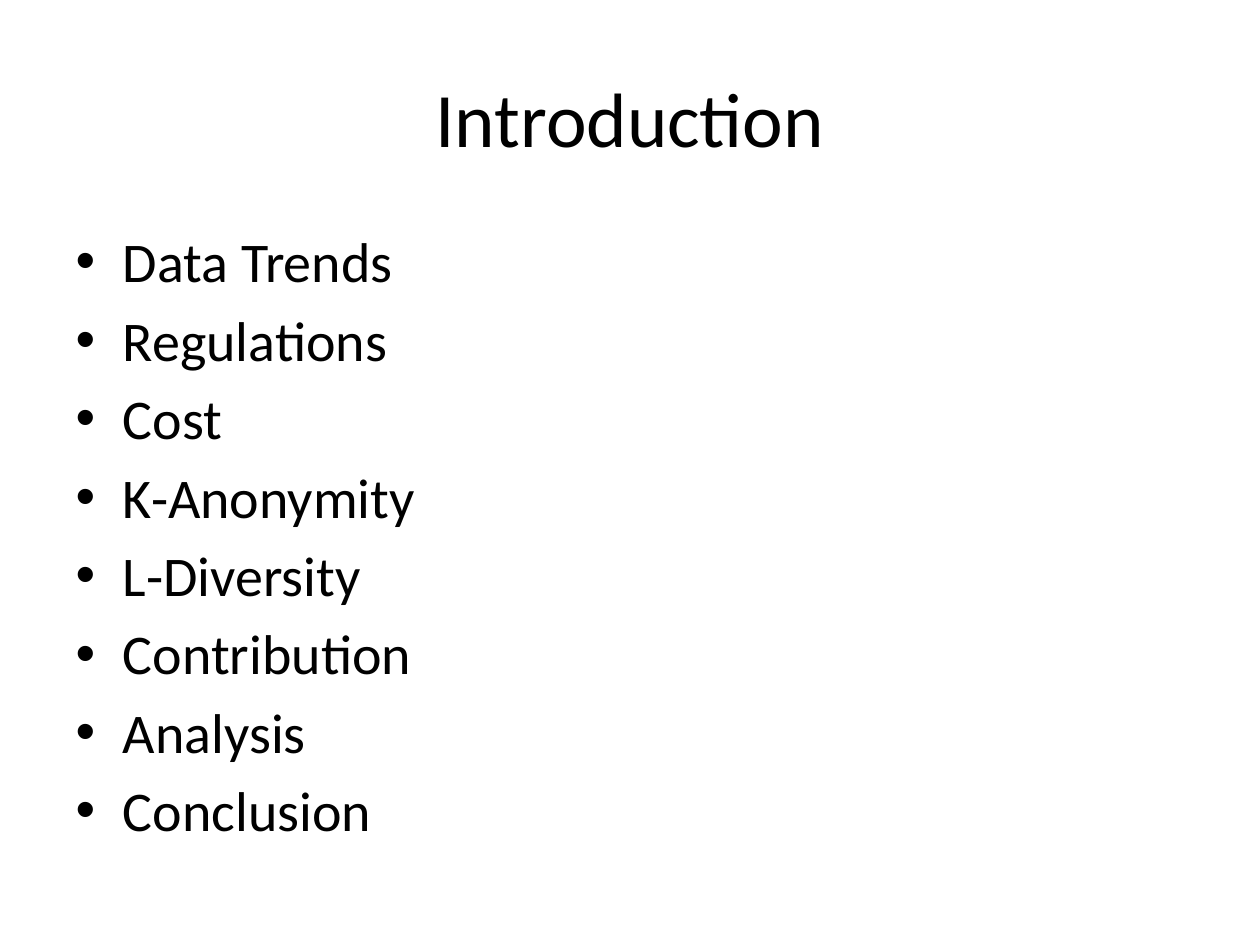
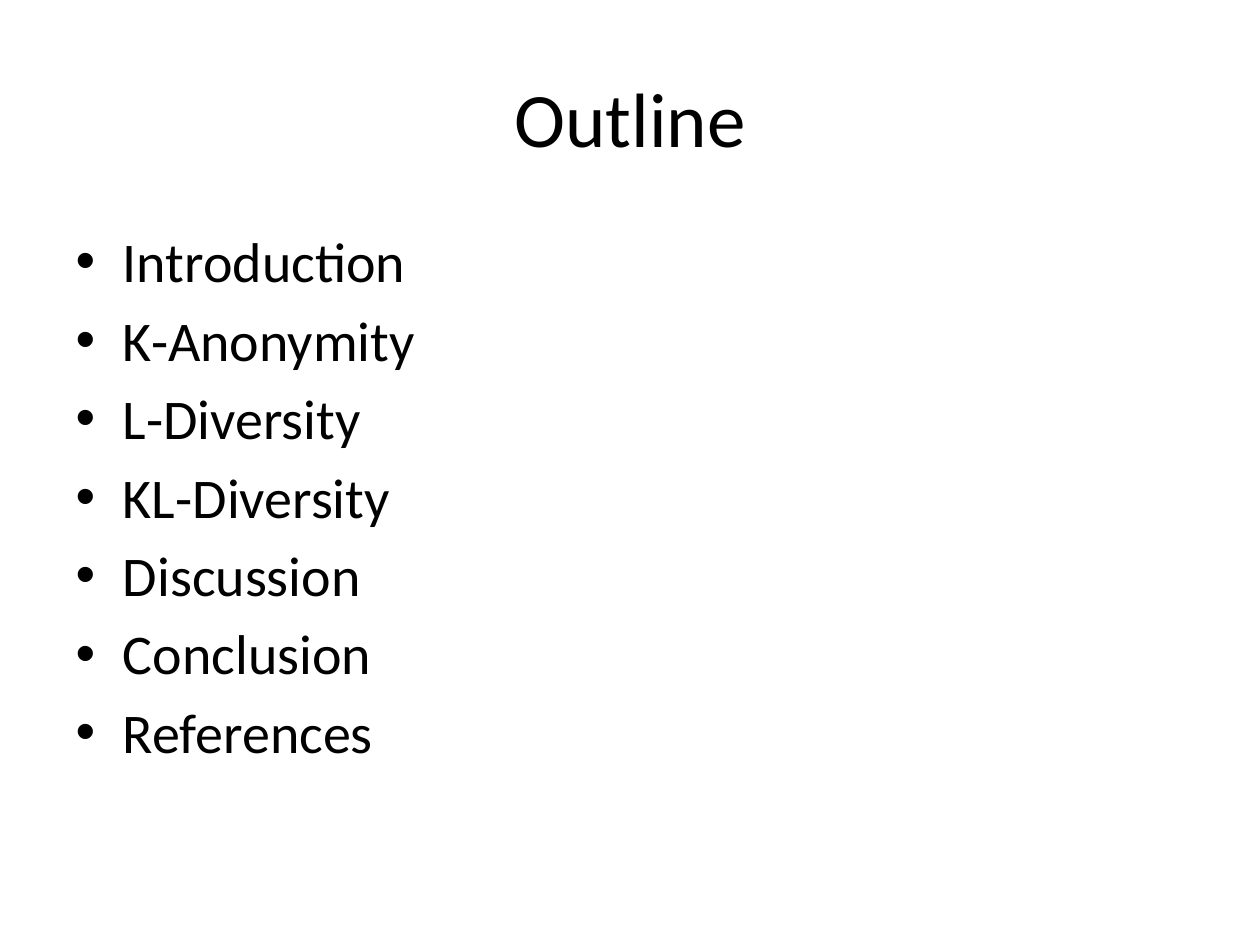
Before and after one commit to jayvelasco1990/big-data, a slide deck: slide 2 of Final Project/draft_presentation.pptx. Drawn at 1260x945 pixels with LibreOffice and Linux fonts; fonts in the diff are those of the drawing. Boxes give left, top, right and bottom in pixels: in the first picture for what was removed or moved away, otherwise in the second. Text is boxed around its words. In the diff, an @@ line names an element or a change of style, - is before the commit and + after.

```diff
--- a/Final Project/draft_presentation.pptx
+++ b/Final Project/draft_presentation.pptx
@@ title at box(514, 93, 745, 148): text changed @@
-Introduction
+Outline
@@ text at box(123, 243, 405, 283): text changed @@
-• Data Trends
-• Regulations
-• Cost
+• Introduction
@@ text at box(123, 479, 390, 597): text changed @@
-• Contribution
-• Analysis
+• KL-Diversity
+• Discussion
@@ text at box(123, 714, 373, 754): paragraph added @@
+• References
```
Also in this commit, not shown: 19 other slides changed, 7 slides added, 5 slides removed.
